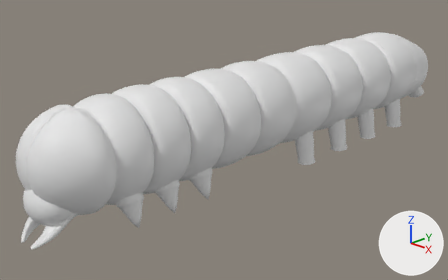
What one commit did to the Blender file 01/Assets/models/enemies/caterpillars/caterpillar04.blend.
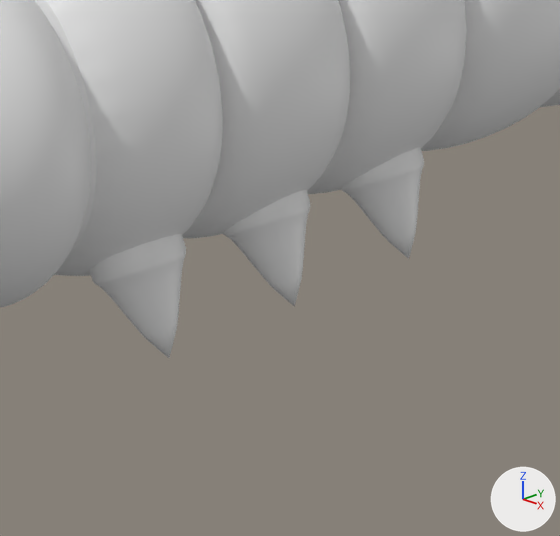
Each version appears first whole from a 50 mm lens placed at (8.47, -3.77, 3.71), pointed at (-0.73, 5.43, -0.9), and next in a close-up on the part from 20% to 56% of the width and 45% to 100% of the height. Arrows for +X, +Y and +Z are at lower right; the lights stay in place.

Names of what the first close-up shows: 'body_inner_skin', 'body_outer_shape', 'head', 'legs'.
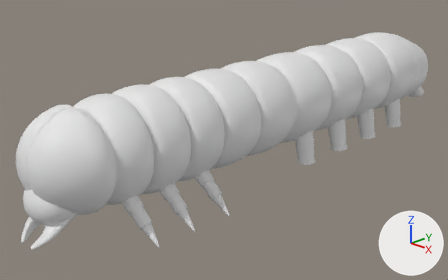
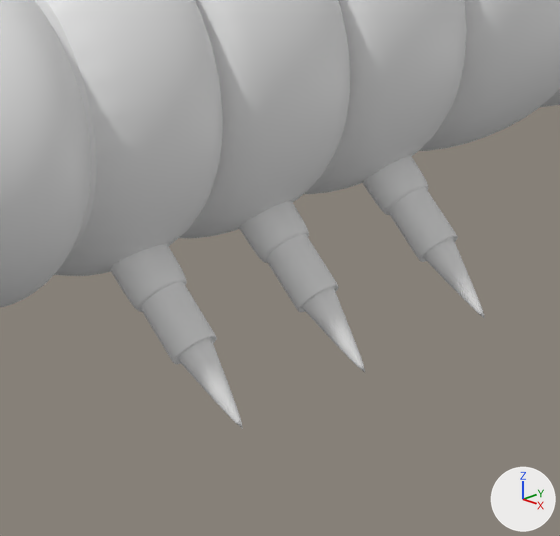
Boxes (x1, y1, x2, y2) around the edits, measured in the close-ups (560 x 536 px):
'legs', deleted: before (90, 148, 424, 358)
'legs_fore', added: after (110, 244, 243, 429)
'legs_mid', added: after (239, 201, 365, 372)
'legs_hind', added: after (362, 156, 485, 319)

Patch to the scene script:
```diff
--- a/01/Assets/models/enemies/caterpillars/caterpillar04.blend.py
+++ b/01/Assets/models/enemies/caterpillars/caterpillar04.blend.py
@@ me_cylinder_004 @@
+me_cylinder_004.from_pydata(...)  # 640 vertices, 580 faces; spans x -1.2..4.3, y -11.3..-9.3, z -8.4..8.4
+me_cylinder_004.polygons.foreach_set('use_smooth', [True] * 580)
@@ ob_legs @@
-ob_legs = bpy.data.objects.new('legs', me_cone_000)
-ob_legs.location = (0.0, 4.781, -1.086)
-ob_legs.rotation_euler = (0.0, -3.142, 0.0)  # degrees (0, -180, 0)
-ob_legs.scale = (0.213, 0.213, 0.305)
-_m = ob_legs.modifiers.new('Subsurf', 'SUBSURF')
@@ ob_legs_mid @@
+ob_legs_mid = bpy.data.objects.new('legs_mid', me_cylinder_004)
+ob_legs_mid.location = (0.0, 4.208, -0.75)
+ob_legs_mid.rotation_euler = (0.0, 1.571, 0.0)  # degrees (0, 90, 0)
+ob_legs_mid.scale = (0.15, 0.15, 0.163)
+_m = ob_legs_mid.modifiers.new('Subsurf', 'SUBSURF')
+_m.levels = 2
@@ ob_legs_hind @@
+ob_legs_hind = bpy.data.objects.new('legs_hind', me_cylinder_004.copy())
+ob_legs_hind.location = (0.0, 5.056, -0.75)
+ob_legs_hind.rotation_euler = (0.0, 1.571, 0.0)  # degrees (0, 90, 0)
+ob_legs_hind.scale = (0.15, 0.15, 0.163)
+_m = ob_legs_hind.modifiers.new('Subsurf', 'SUBSURF')
+_m.levels = 2
@@ ob_legs_fore @@
+ob_legs_fore = bpy.data.objects.new('legs_fore', me_cylinder_004.copy())
+ob_legs_fore.location = (0.0, 3.42, -0.75)
+ob_legs_fore.rotation_euler = (0.0, 1.571, 0.0)  # degrees (0, 90, 0)
+ob_legs_fore.scale = (0.15, 0.15, 0.163)
+_m = ob_legs_fore.modifiers.new('Subsurf', 'SUBSURF')
+_m.levels = 2
```
